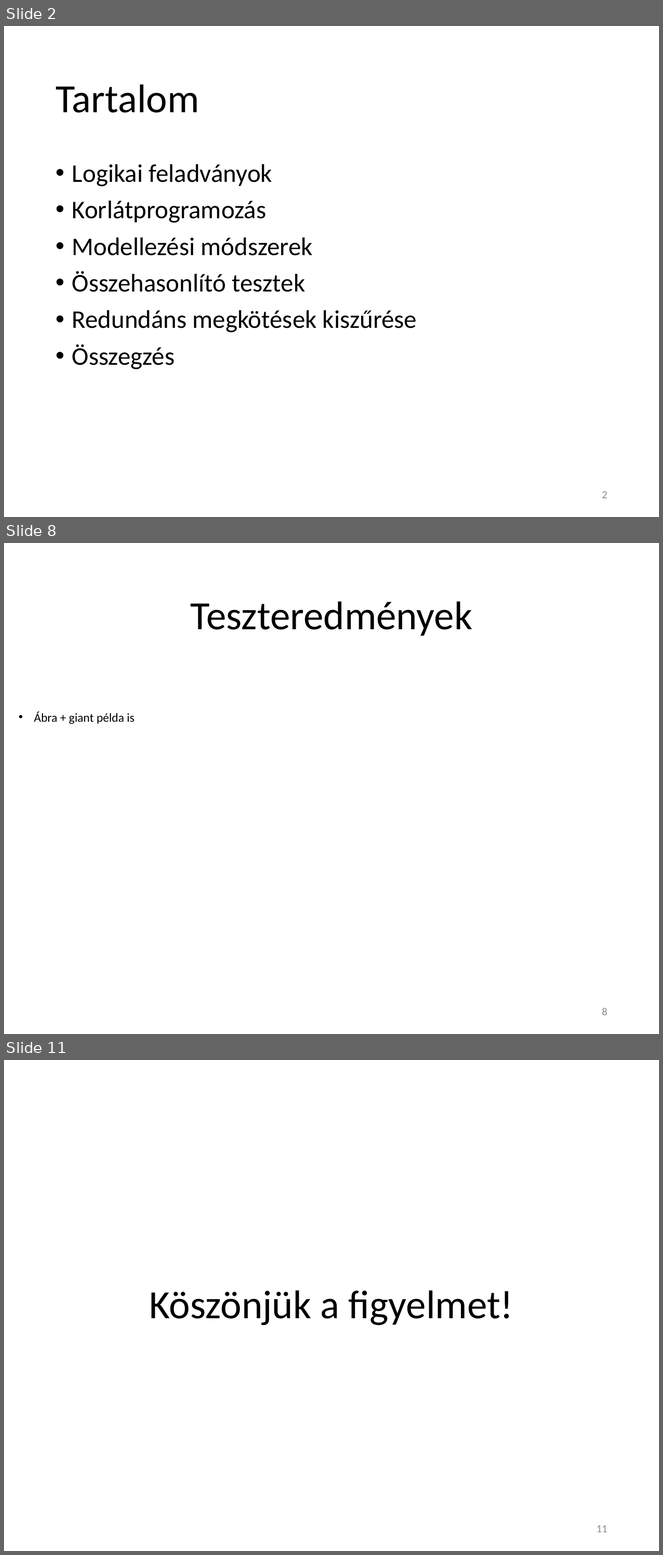
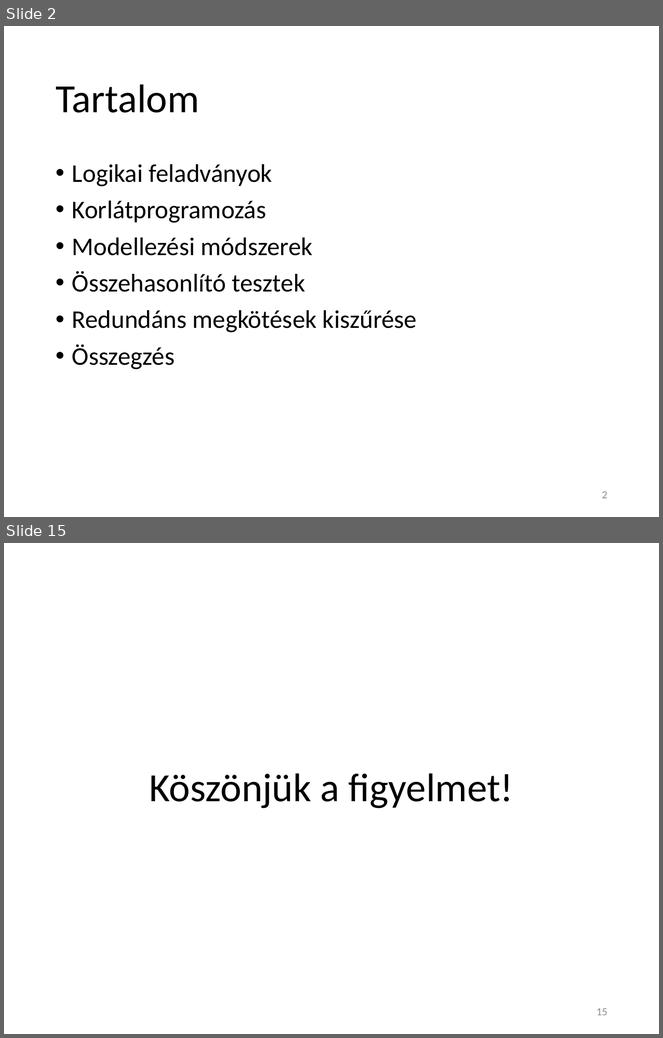
Before and after one commit to Teaching-projects/SZE-Peku221b, a slide deck: CP_Dolgozat/Előadás/Logikai feladványok megoldása korlátprogramozással.pptx. Shown one above the other, each under a label of ours: slides 2, 8 and 11 before the commit, slides 2 and 15 after it; the slides between them are not shown. The pictures are 663x1555 and 663x1038 pixels, drawn with LibreOffice and Linux fonts; fonts in the diff are those of the drawing. Boxes give left, top, right and bottom in pixels: in the first picture for what was removed or moved away, otherwise in the second. Text is boxed around its words. In the diff, an @@ line names an element or a change of style, - is before the commit and + after.

```diff
--- a/CP_Dolgozat/Előadás/Logikai feladványok megoldása korlátprogramozással.pptx
+++ b/CP_Dolgozat/Előadás/Logikai feladványok megoldása korlátprogramozással.pptx
@@ slide 8 removed at box(4, 543, 659, 1034), background #FFFFFF @@
@@ title removed at box(190, 601, 473, 636) @@
-Teszteredmények
@@ text removed at box(34, 711, 135, 724) @@
-• Ábra + giant példa is
@@ page number removed at box(602, 1008, 608, 1016) @@
-8
@@ what was slide 11 is now slide 15 @@
@@ page number at box(597, 1008, 608, 1016): text changed @@
-11
+15
```
Also in this commit, not shown: 4 slides changed, 8 slides added, 3 other slides removed.
